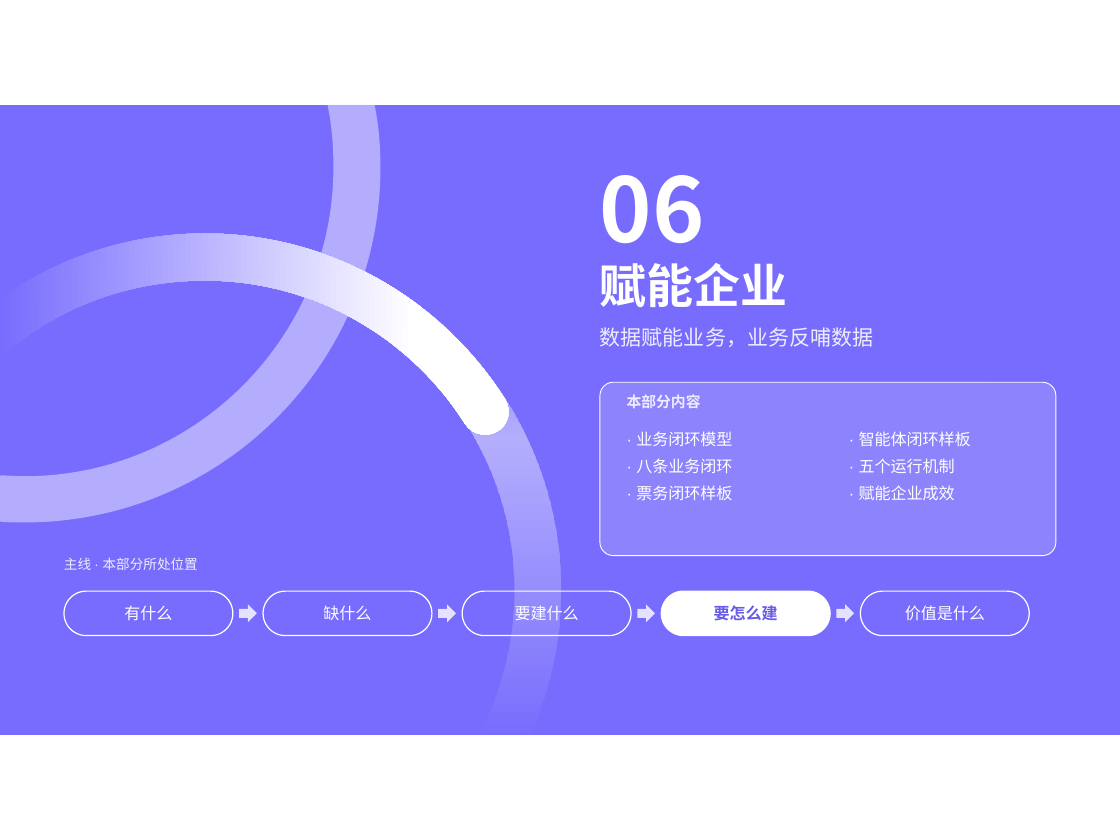
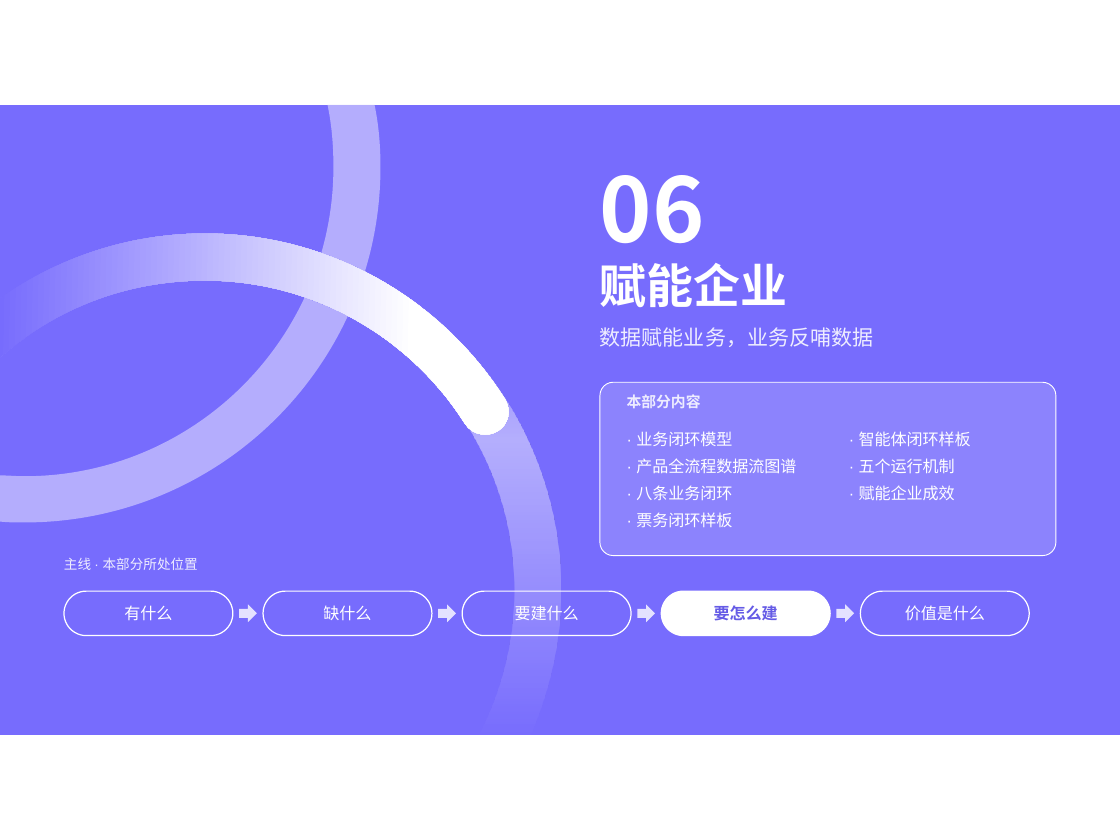
Before and after one commit to keanying/relevance, a slide deck: slide 41 of AI＋大数据平台.pptx. Drawn at 1120x840 pixels with LibreOffice and Linux fonts; fonts in the diff are those of the drawing. Boxes give left, top, right and bottom in pixels: in the first picture for what was removed or moved away, otherwise in the second. Text is boxed around its words. In the diff, an @@ line names an element or a change of style, - is before the commit and + after.

```diff
--- a/AI＋大数据平台.pptx
+++ b/AI＋大数据平台.pptx
@@ text at [636,458,796,473]: paragraph added @@
+· 产品全流程数据流图谱
```
Also in this commit, not shown: 15 other slides changed, 1 slide added, 1 other file.
